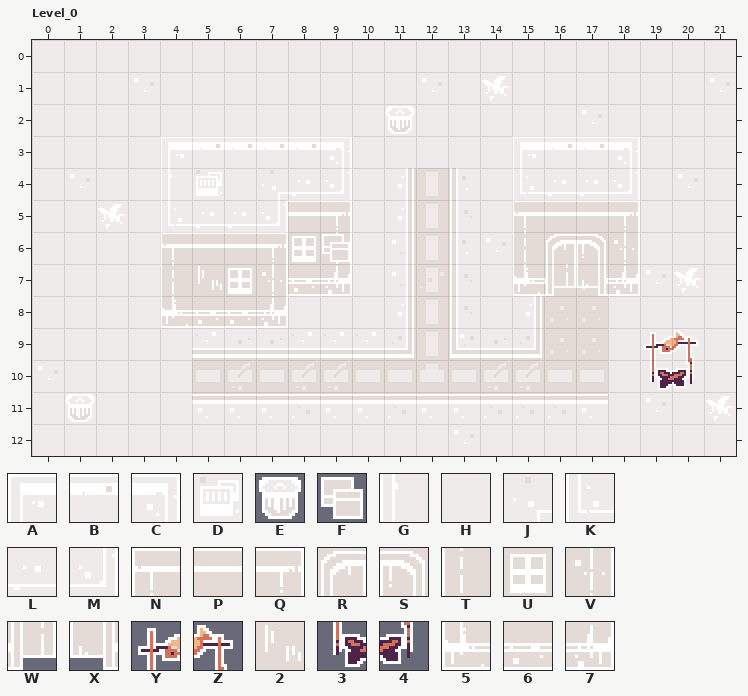
A LDtk project gets an edit: public/assets/map/map.ldtk. Above is the file before it was changed.
Cells are 16x16 px. Shown: Level_0 x 0..21, y 0..12.
Key: from "Tileset": A 0, B 1, C 2, D 3, E 6, F 7, G 8, H 9, J 11, K 16, L 17, M 18, N 24, P 25, Q 26, R 27, S 28, T 32, U 33, V 34, W 35, X 36, Y 38, Z 39, 2 41, 3 46, 4 47, 5 48, 6 49, 7 50.
_ is an empty cell.
Layers that did not change in this view are not listed.
Layer "_02_Middle" before, first column x 0:
 0 ______________________
 1 ______________________
 2 ___________E__________
 3 ____ABBBBC_____ABBC___
 4 ____GDHJLM_____KLLM___
 5 ____KLLMPQ_____NPPQ___
 6 ____NPPQUV_____TRSV___
 7 ____T2UV67_____5WX7___
 8 ____5667______________
 9 ___________________YZ_
10 ___________________34_
11 _E____________________
12 ______________________
After:
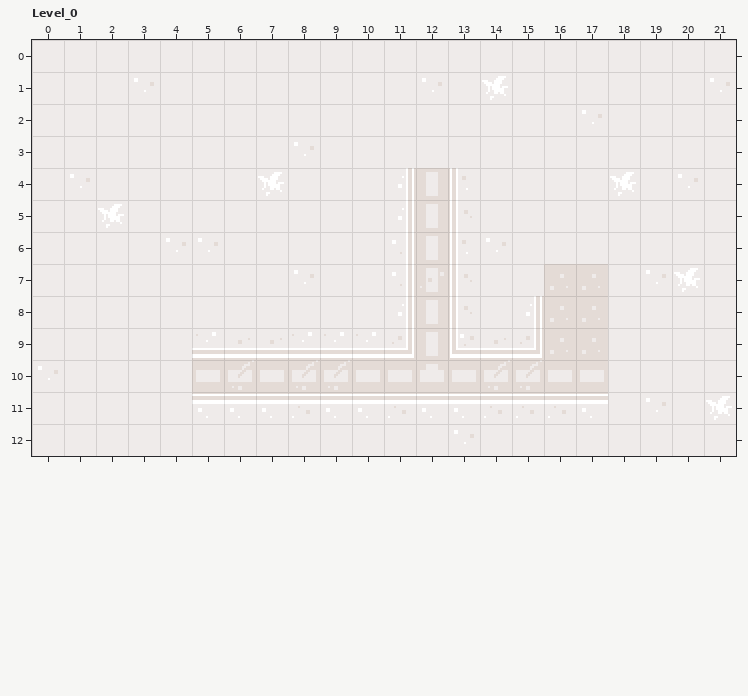
The edit:
Changed rows in their new state; . is an unchanged cell.
Layer "_02_Middle" (now hidden):
first column x 1:
 2 .........._.........
 3 ...______.....____..
 4 ...__.___.....____..
 5 ...______.....____..
 6 ...______.....____..
 7 ...______.....____..
 8 ...____.............
 9 ..................__
10 ..................__
11 _...................
Layer "_03_Front" (now hidden):
first column x 9:
 6 _
Pixel boxes of the changes (left, top, right, bottom) in both pictures:
removed: (386, 106, 414, 134)
removed: (160, 136, 352, 328)
removed: (512, 136, 640, 296)
removed: (644, 330, 698, 390)
removed: (66, 394, 94, 422)
